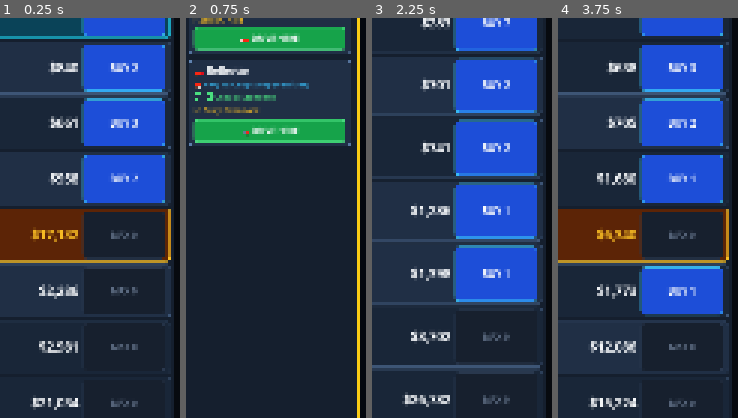
Above: before the commit, frames 1-4 (left to right).
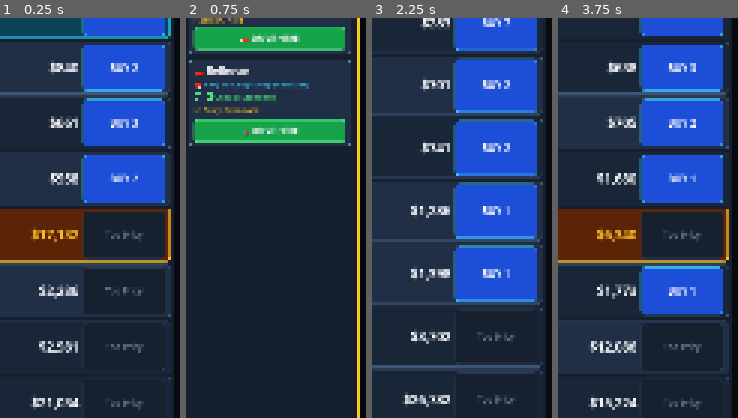
Above: after the commit, the same moments.

Repository: TimGoergen/dope-wars
Game: Godot game, scene res://Main.tscn
Same seed, same stepped clock (60 frames per second), same inputs: the game is played once before the commit and once after it.
Inputs (mouse positions are % of the whole screen's width and height, from its top left):
- Up to frame 1 (0.25 s): no input
- Up to frame 2 (0.75 s): click "🚗 TRAVEL — North Omaha 🏦🦈" at 0.5 s
- Up to frame 3 (2.25 s): click (38, 21) at 1.27 s; click "BUY 40" at 2 s
- Up to frame 4 (3.75 s): click "🚗 TRAVEL — South Omaha 🔫" at 2.75 s; click (38, 20) at 3.52 s
The pictures show only the part of the screen within x 50-100%, y 43-93%; the shares and areas given below are measured in that part.

The runs differ from the first frame. In frame 1, 0.6% of the frame differs, in the area x 58-80%, y 53-98%; in frame 2, nothing differs; in frame 3, 0.3%; in frame 4, 0.5%.

Commit message:
feat(ui): add 3rd DROP tab in TradeOverlay and clarify unaffordable row button

Diff:
--- a/game/scripts/Main.gd
+++ b/game/scripts/Main.gd
@@ -841,7 +841,7 @@
 			quick_btn.disabled = false
 			UiPalette.style_button(quick_btn, UiPalette.BTN_PRIMARY, UiPalette.BANK_CYAN, UiPalette.TEXT_PRIMARY, UiPalette.FONT_BUTTON, 12)
 		else:
-			quick_btn.text = "MAX 0"
+			quick_btn.text = "Coat Full" if state.get_free_capacity() <= 0 else "Too Pricy"
 			quick_btn.disabled = true
 			UiPalette.style_button(quick_btn, UiPalette.BTN_DISABLED, UiPalette.BORDER_SLATE, UiPalette.TEXT_MUTED, UiPalette.FONT_SMALL, 12)
 
--- a/game/scripts/ui/TradeOverlay.gd
+++ b/game/scripts/ui/TradeOverlay.gd
@@ -2,7 +2,7 @@
 extends ColorRect
 
 # Modal slider overlay when tapping a product row on the Trading Board.
-# Strictly constrained to the 1080px screen width via UiPalette.build_modal_shell.
+# Includes 3 tabs when a drug is owned: [BUY], [SELL], and [🗑️ DROP].
 
 signal trade_committed()
 
@@ -11,6 +11,7 @@
 var _qty_slider: HSlider
 var _qty_label: Label
 var _preview_label: Label
+var _confirm_btn: Button
 var _mode: String = "buy" # "buy" | "sell" | "dump"
 var _max_qty: int = 0
 
@@ -62,17 +63,24 @@
 		mkt_str, held, Money.format(avg_paid) if held > 0 else "—", _state.get_free_capacity()
 	], UiPalette.FONT_ROW_SUB, UiPalette.TEXT_SECONDARY)
 
-	# Mode Toggle Buttons (Buy / Sell / Dump)
+	# Mode Toggle Buttons: [BUY] | [SELL] | [🗑️ DROP] (when held > 0)
 	var mode_row := HBoxContainer.new()
-	mode_row.add_theme_constant_override("separation", 14)
+	mode_row.size_flags_horizontal = Control.SIZE_EXPAND_FILL
+	mode_row.add_theme_constant_override("separation", 10)
 	vbox.add_child(mode_row)
 
 	var buy_tab := Button.new()
-	buy_tab.text = "BUY (Max %d)" % max_buy
+	buy_tab.text = "BUY (%d)" % max_buy
 	buy_tab.size_flags_horizontal = Control.SIZE_EXPAND_FILL
 	buy_tab.custom_minimum_size = Vector2(0, 82)
 	buy_tab.disabled = (max_buy <= 0)
-	UiPalette.style_button(buy_tab, UiPalette.BTN_PRIMARY if _mode == "buy" else UiPalette.CARD_BG, UiPalette.BANK_CYAN if _mode == "buy" else UiPalette.BORDER_SLATE)
+	UiPalette.style_button(
+		buy_tab,
+		UiPalette.BTN_PRIMARY if _mode == "buy" else UiPalette.CARD_BG,
+		UiPalette.BANK_CYAN if _mode == "buy" else UiPalette.BORDER_SLATE,
+		UiPalette.TEXT_PRIMARY,
+		UiPalette.FONT_SMALL
+	)
 	buy_tab.pressed.connect(func() -> void:
 		Audio.play(&"tap")
 		_mode = "buy"
@@ -80,19 +88,43 @@
 	)
 	mode_row.add_child(buy_tab)
 
-	var target_sell_mode := "sell" if price > 0 else "dump"
 	var sell_tab := Button.new()
-	sell_tab.text = ("SELL (Held %d)" % held) if price > 0 else ("DUMP (Held %d)" % held)
+	sell_tab.text = "SELL (%d)" % held
 	sell_tab.size_flags_horizontal = Control.SIZE_EXPAND_FILL
 	sell_tab.custom_minimum_size = Vector2(0, 82)
-	sell_tab.disabled = (held <= 0)
-	UiPalette.style_button(sell_tab, UiPalette.BTN_SUCCESS if _mode == target_sell_mode else UiPalette.CARD_BG, UiPalette.CASH_EMERALD if _mode == target_sell_mode else UiPalette.BORDER_SLATE)
+	sell_tab.disabled = (held <= 0) or (price <= 0)
+	UiPalette.style_button(
+		sell_tab,
+		UiPalette.BTN_SUCCESS if _mode == "sell" else UiPalette.CARD_BG,
+		UiPalette.CASH_EMERALD if _mode == "sell" else UiPalette.BORDER_SLATE,
+		UiPalette.TEXT_PRIMARY,
+		UiPalette.FONT_SMALL
+	)
 	sell_tab.pressed.connect(func() -> void:
 		Audio.play(&"tap")
-		_mode = target_sell_mode
+		_mode = "sell"
 		_rebuild()
 	)
 	mode_row.add_child(sell_tab)
+
+	if held > 0:
+		var drop_tab := Button.new()
+		drop_tab.text = "🗑️ DROP (%d)" % held
+		drop_tab.size_flags_horizontal = Control.SIZE_EXPAND_FILL
+		drop_tab.custom_minimum_size = Vector2(0, 82)
+		UiPalette.style_button(
+			drop_tab,
+			UiPalette.BTN_DANGER if _mode == "dump" else UiPalette.CARD_BG,
+			UiPalette.DEBT_CRIMSON if _mode == "dump" else UiPalette.BORDER_SLATE,
+			UiPalette.TEXT_PRIMARY,
+			UiPalette.FONT_SMALL
+		)
+		drop_tab.pressed.connect(func() -> void:
+			Audio.play(&"tap")
+			_mode = "dump"
+			_rebuild()
+		)
+		mode_row.add_child(drop_tab)
 
 	# Quantity Readout & Slider
 	_qty_label = UiPalette.add_label(vbox, "Quantity: 0", UiPalette.FONT_HEADER, UiPalette.TEXT_PRIMARY)
@@ -108,6 +140,7 @@
 
 	# Preset Percentage Buttons (1, 25%, 50%, 75%, MAX)
 	var pct_row := HBoxContainer.new()
+	pct_row.size_flags_horizontal = Control.SIZE_EXPAND_FILL
 	pct_row.add_theme_constant_override("separation", 10)
 	vbox.add_child(pct_row)
 	for pair in [["1", 0.0], ["25%", 0.25], ["50%", 0.50], ["75%", 0.75], ["MAX", 1.0]]:
@@ -131,14 +164,12 @@
 	_preview_label.horizontal_alignment = HORIZONTAL_ALIGNMENT_CENTER
 
 	# Confirm Button
-	var confirm_btn := Button.new()
-	confirm_btn.text = "✅ CONFIRM TRADE"
-	confirm_btn.custom_minimum_size = Vector2(0, 96)
-	UiPalette.style_button(confirm_btn, UiPalette.BTN_SUCCESS, UiPalette.CASH_EMERALD, UiPalette.TEXT_PRIMARY, UiPalette.FONT_HEADER)
-	confirm_btn.pressed.connect(func() -> void:
+	_confirm_btn = Button.new()
+	_confirm_btn.custom_minimum_size = Vector2(0, 96)
+	_confirm_btn.pressed.connect(func() -> void:
 		_commit_trade()
 	)
-	vbox.add_child(confirm_btn)
+	vbox.add_child(_confirm_btn)
 
 	_configure_mode_bounds()
 
@@ -166,19 +197,27 @@
 	var entry: Dictionary = _state.inventory.get(_product_id, {"qty": 0, "avg_paid": 0})
 	var avg_paid := int(entry["avg_paid"])
 
-	_qty_label.text = "%s: %d / %d" % [_mode.to_upper(), qty, _max_qty]
+	var mode_title := "DROP" if _mode == "dump" else _mode.to_upper()
+	_qty_label.text = "%s: %d / %d" % [mode_title, qty, _max_qty]
 	if _mode == "buy":
 		var cost := qty * price
 		_preview_label.text = "Cost: %s\nCash Left: %s" % [Money.format(cost), Money.format(_state.cash - cost)]
 		_preview_label.add_theme_color_override("font_color", UiPalette.BANK_CYAN)
+		_confirm_btn.text = "✅ BUY %d" % qty
+		UiPalette.style_button(_confirm_btn, UiPalette.BTN_PRIMARY, UiPalette.BANK_CYAN, UiPalette.TEXT_PRIMARY, UiPalette.FONT_HEADER)
 	elif _mode == "sell":
 		var rev := qty * price
 		var pl := qty * (price - avg_paid)
 		_preview_label.text = "Payout: %s\nProfit/Loss: %s" % [Money.format(rev), Money.format_pl(pl)]
 		_preview_label.add_theme_color_override("font_color", UiPalette.CASH_EMERALD if pl >= 0 else UiPalette.SPIKE_AMBER)
-	else:
-		_preview_label.text = "Dump %d units ($0 recovery)" % qty
+		_confirm_btn.text = "💵 SELL %d" % qty
+		UiPalette.style_button(_confirm_btn, UiPalette.BTN_SUCCESS, UiPalette.CASH_EMERALD, UiPalette.TEXT_PRIMARY, UiPalette.FONT_HEADER)
+	else:
+		_preview_label.text = "Drop %d units down storm drain\n($0 recovery • Frees %d Coat Space)" % [qty, qty]
 		_preview_label.add_theme_color_override("font_color", UiPalette.DEBT_CRIMSON)
+		_confirm_btn.text = "🗑️ DROP %d UNITS" % qty
+		UiPalette.style_button(_confirm_btn, UiPalette.BTN_DANGER, UiPalette.DEBT_CRIMSON, UiPalette.TEXT_PRIMARY, UiPalette.FONT_HEADER)
+	_confirm_btn.disabled = (qty <= 0)
 
 
 func _commit_trade() -> void:
--- a/game/sim/UiLayoutTest.gd
+++ b/game/sim/UiLayoutTest.gd
@@ -47,15 +47,17 @@
 	await process_frame
 	_assert_tree_within_bounds(main, "Tab 2 (Kingpin)")
 
-	# 5. Check TradeOverlay, LegacyOverlay, RunSummaryOverlay, DevTuningOverlay
+	# 5. Check TradeOverlay (both unowned and owned with 3rd DROP tab), LegacyOverlay, RunSummaryOverlay, DevTuningOverlay
 	for p_def in OmahaCatalog.PRODUCTS:
 		var pid := String(p_def["id"])
 		if int(main.state.market_prices.get(pid, 0)) > 0:
+			main.state.inventory[pid] = {"qty": 10, "avg_paid": 100}
 			main._trade_overlay.open_for_product(main.state, pid)
 			await process_frame
 			await process_frame
-			_assert_tree_within_bounds(main._trade_overlay, "TradeOverlay (%s)" % pid)
+			_assert_tree_within_bounds(main._trade_overlay, "TradeOverlay (%s with DROP tab)" % pid)
 			main._trade_overlay.visible = false
+			main.state.inventory[pid] = {"qty": 0, "avg_paid": 0}
 			break
 
 	main._legacy_overlay.open_modal(main.meta)
